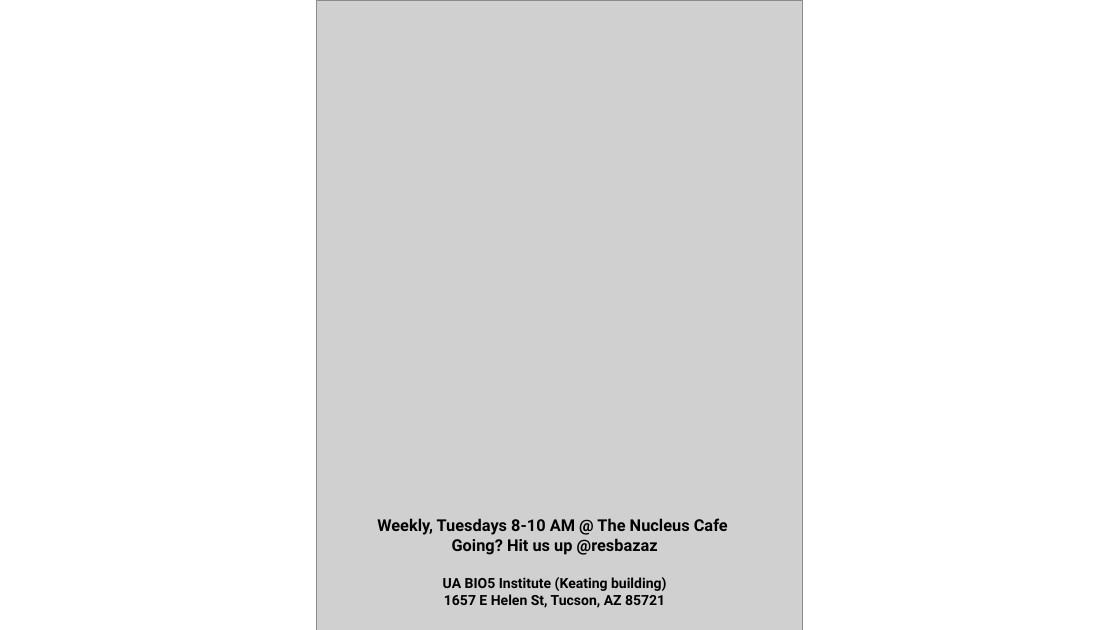
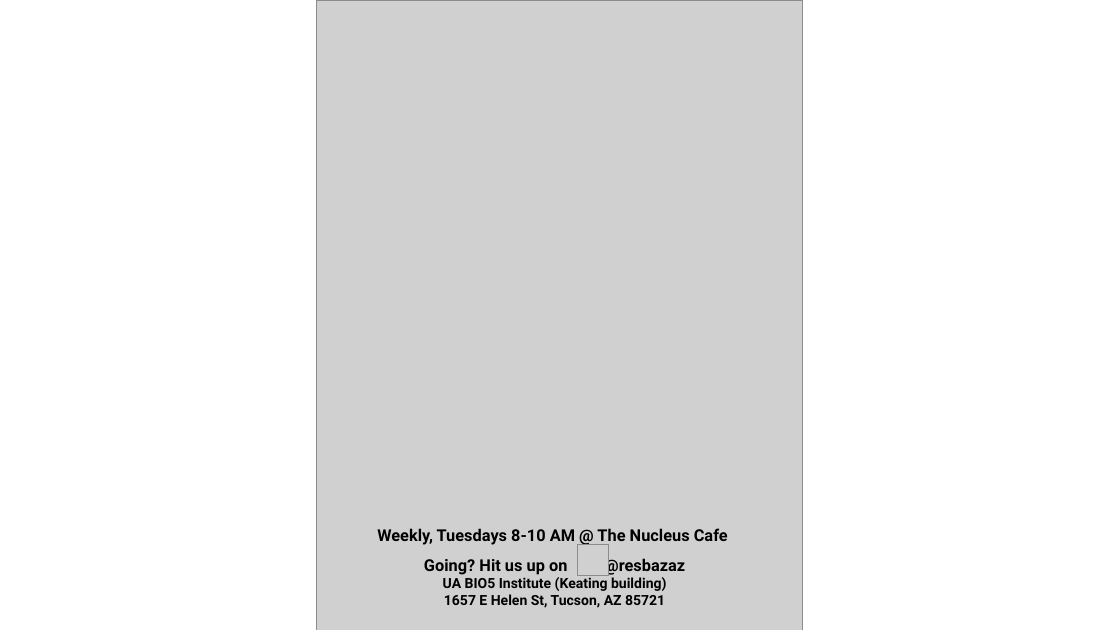
Before and after one commit to resbazaz/resbazaz_promotional_materials, a slide deck: slide 5 of material_design/ResBazAZ_advertising.pptx. Drawn at 1120x630 pixels with LibreOffice and Linux fonts; fonts in the diff are those of the drawing; grey boxes stand for pictures. Boxes give left, top, right and bottom in pixels: in the first picture for what was removed or moved away, otherwise in the second. Text is boxed around its words. In the diff, an @@ line names an element or a change of style, - is before the commit and + after.

```diff
--- a/material_design/ResBazAZ_advertising.pptx
+++ b/material_design/ResBazAZ_advertising.pptx
@@ text at (377,528,728,547): line spacing 1 to 1.5 @@
@@ text at (424,556,685,576): text changed @@
-Going? Hit us up @resbazaz
+Going? Hit us up on @resbazaz
@@ picture added at (578,545,608,576) @@
```
Also in this commit, not shown: 3 other slides changed, 5 other files.
